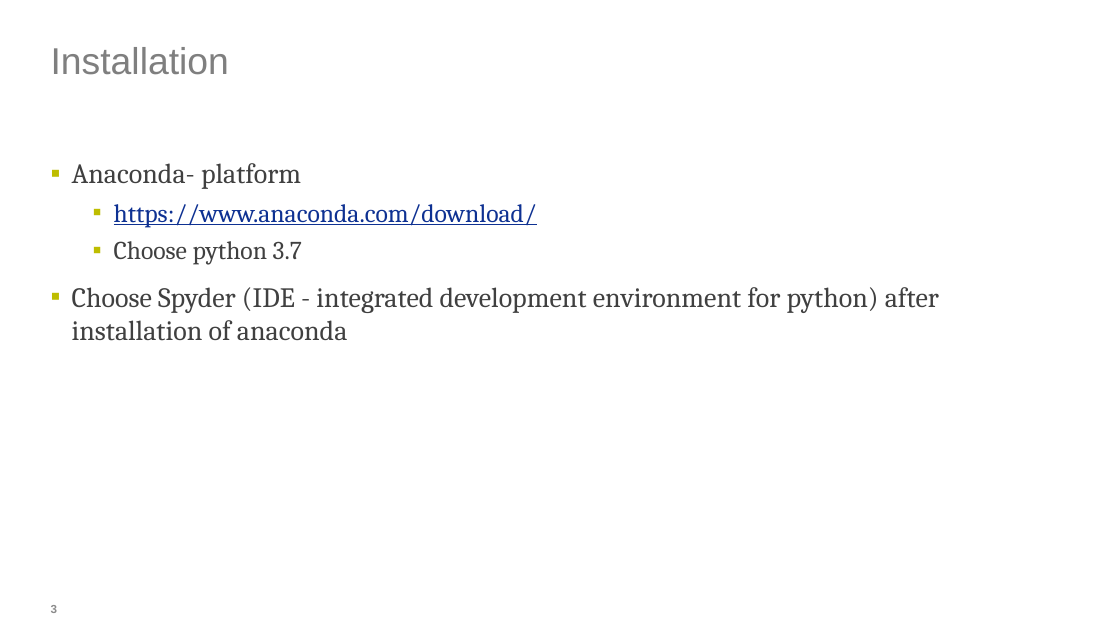
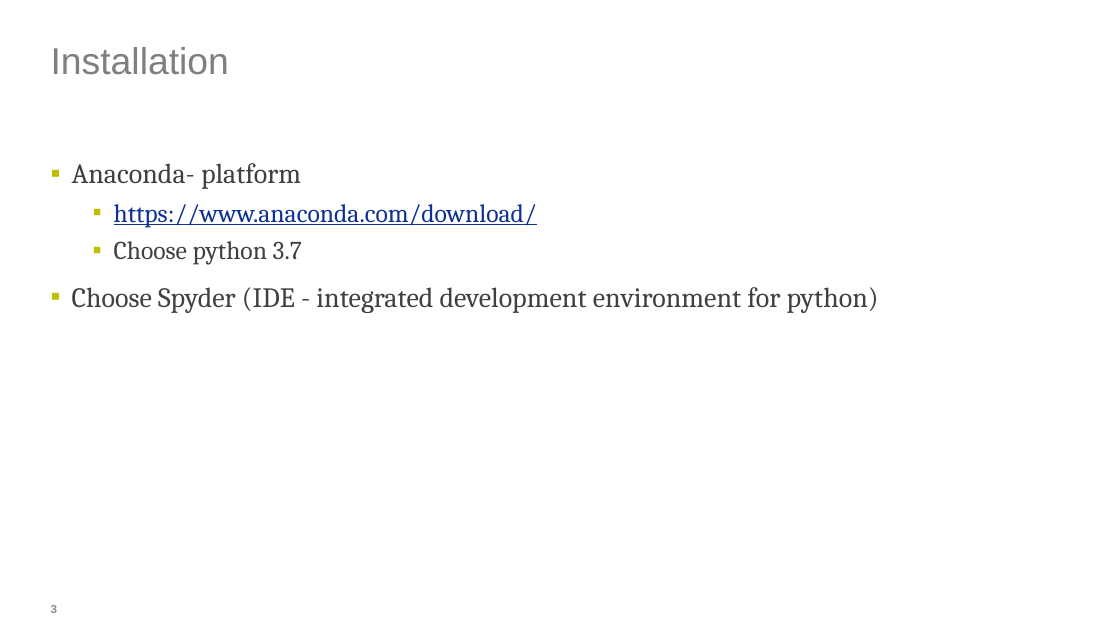
Before and after one commit to cenghu/python_tutorial, a slide deck: slide 3 of python_tutorial.pptx. Drawn at 1120x630 pixels with LibreOffice and Linux fonts; fonts in the diff are those of the drawing; background and template pictures are left out. Boxes give left, top, right and bottom in pixels: in the first picture for what was removed or moved away, otherwise in the second. Text is boxed around its words. In the diff, an @@ line names an element or a change of style, - is before the commit and + after.

```diff
--- a/python_tutorial.pptx
+++ b/python_tutorial.pptx
@@ text at bbox=[72, 287, 879, 313]: text changed @@
-▪ Choose Spyder (IDE - integrated development environment for python) after installation of anaconda
+▪ Choose Spyder (IDE - integrated development environment for python)
```
Also in this commit, not shown: 3 other slides changed, 2 slides added, 2 other files.
